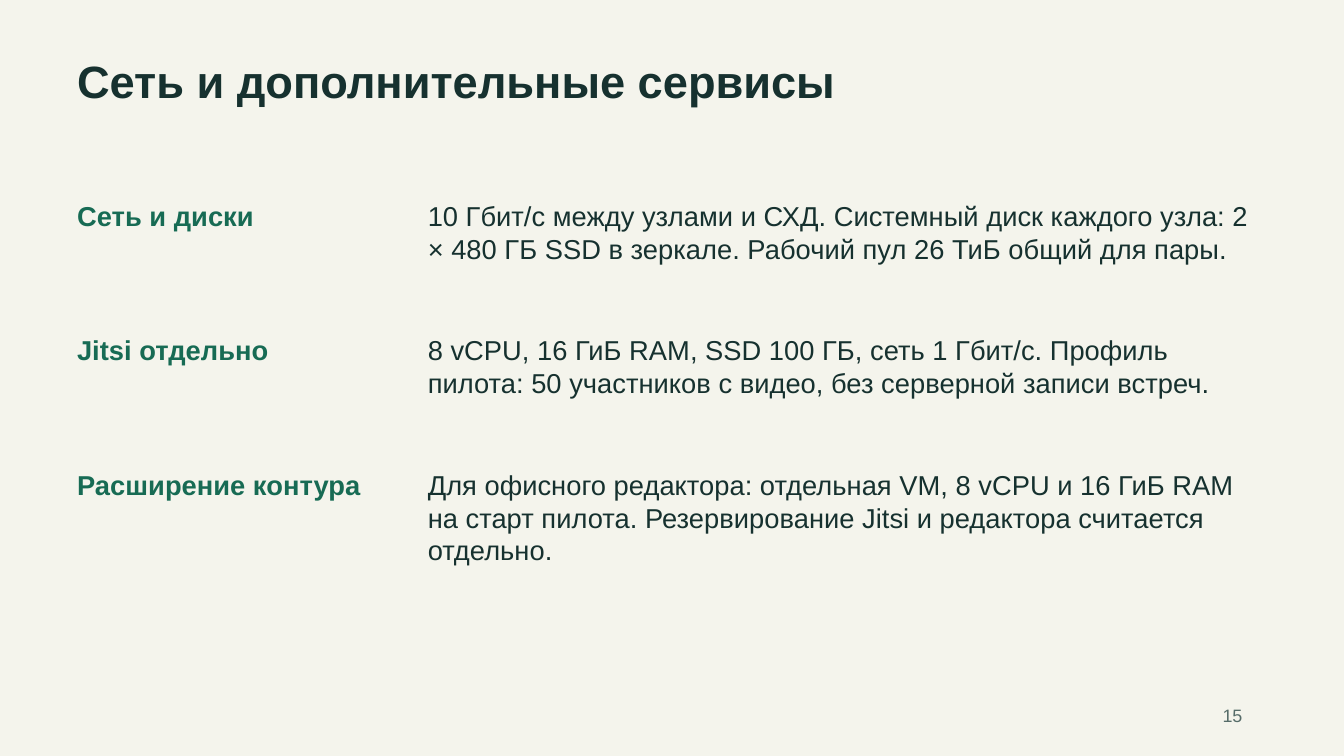
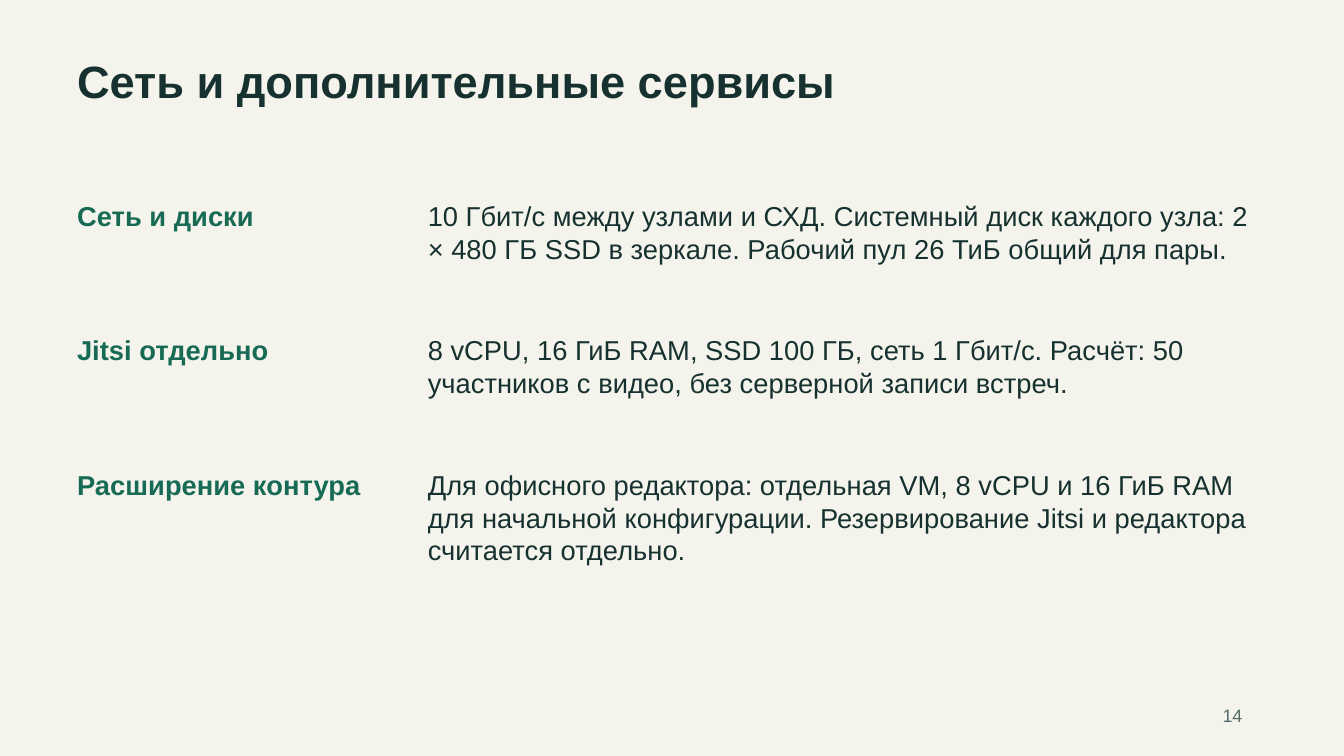
Before and after one commit to rkislov/tayga-mail-server, a slide deck: slide 14 of docs/presentations/tayga-competitors-2026-11-19.pptx (slide 15 before the commit). Drawn at 1344x756 pixels with LibreOffice and Linux fonts; fonts in the diff are those of the drawing. Boxes give left, top, right and bottom in pixels: in the first picture for what was removed or moved away, otherwise in the second. Text is boxed around its words. In the diff, an @@ line names an element or a change of style, - is before the commit and + after.

```diff
--- a/docs/presentations/tayga-competitors-2026-11-19.pptx
+++ b/docs/presentations/tayga-competitors-2026-11-19.pptx
@@ text at (x1=428, y1=340, x2=1183, y2=398): text changed @@
-8 vCPU, 16 ГиБ RAM, SSD 100 ГБ, сеть 1 Гбит/с. Профиль пилота: 50 участников с видео, без серверной записи встреч.
+8 vCPU, 16 ГиБ RAM, SSD 100 ГБ, сеть 1 Гбит/с. Расчёт: 50 участников с видео, без серверной записи встреч.
@@ text at (x1=428, y1=475, x2=1246, y2=565): text changed @@
-Для офисного редактора: отдельная VM, 8 vCPU и 16 ГиБ RAM на старт пилота. Резервирование Jitsi и редактора считается отдельно.
+Для офисного редактора: отдельная VM, 8 vCPU и 16 ГиБ RAM для начальной конфигурации. Резервирование Jitsi и редактора считается отдельно.
@@ text at (x1=1223, y1=709, x2=1243, y2=722): text changed @@
-15
+14
```
Also in this commit, not shown: 36 other slides changed, 2 slides removed, 4 other files.
